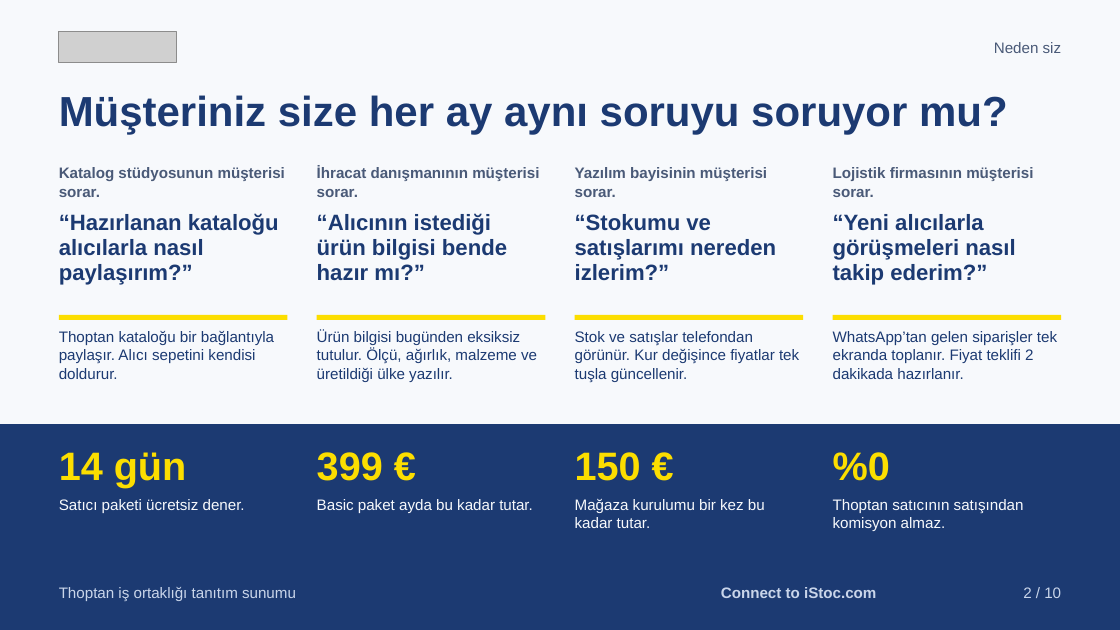
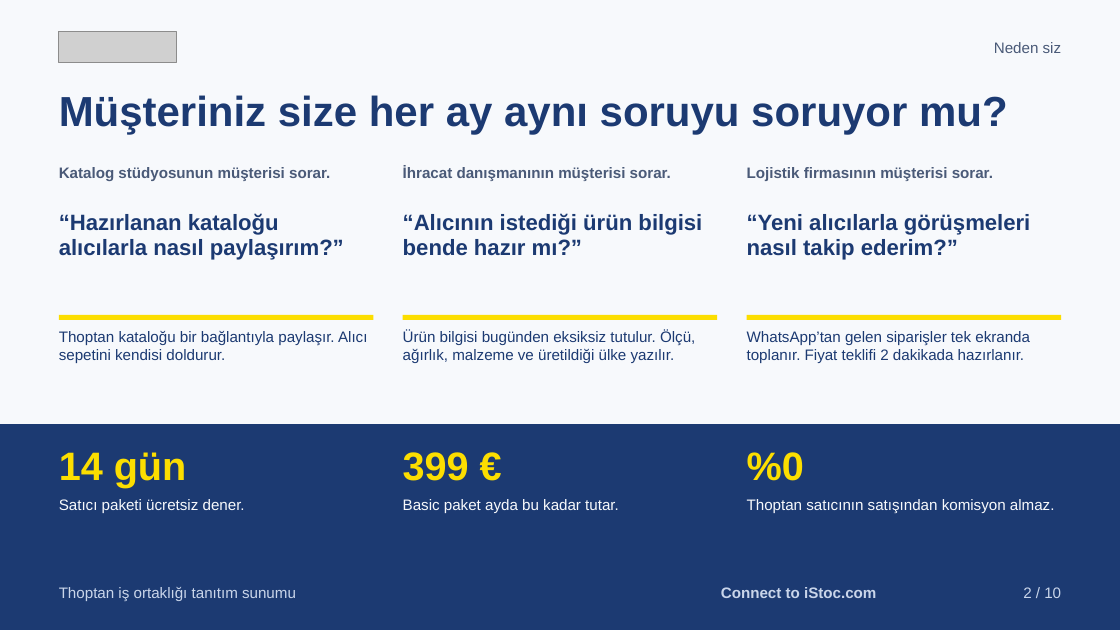
Before and after one commit to karacaismail/19ekim, a slide deck: slide 2 of public/indir/istoc/istoc-is-ortakligi-sunum.pptx. Drawn at 1120x630 pixels with LibreOffice and Linux fonts; fonts in the diff are those of the drawing; grey boxes stand for pictures. Boxes give left, top, right and bottom in pixels: in the first picture for what was removed or moved away, otherwise in the second. Text is boxed around its words. In the diff, an @@ line names an element or a change of style, - is before the commit and + after.

Commit message:
Belgelerden yazılım bayisi sorusunu ve kurulum bedelini çıkar
Yazılım bayisinin müşteri sorusu ve 150 € mağaza kurulumu bedeli PDF ve PPTX belgelerinden çıkarıldı. Kalan üç soru ve üç sayı üç sütunda durur.

```diff
--- a/public/indir/istoc/istoc-is-ortakligi-sunum.pptx
+++ b/public/indir/istoc/istoc-is-ortakligi-sunum.pptx
@@ text "Katalog stüdyosunun müşterisi sorar." rewrapped from box(59, 167, 285, 197) to box(59, 167, 330, 181) @@
@@ text "İhracat danışmanının müşterisi sorar." rewrapped from box(317, 166, 539, 197) to box(403, 166, 671, 181) @@
@@ text removed at box(575, 167, 767, 197) @@
-Yazılım bayisinin müşterisi sorar.
@@ text "Lojistik firmasının müşterisi sorar." rewrapped from box(833, 167, 1033, 197) to box(747, 167, 993, 181) @@
@@ text "“Hazırlanan kataloğu alıcılarla nasıl paylaşırım?”" rewrapped from box(59, 213, 279, 285) to box(59, 213, 344, 260) @@
@@ text "“Alıcının istediği ürün bilgisi bende ..." rewrapped from box(317, 213, 507, 280) to box(403, 213, 702, 256) @@
@@ text removed at box(575, 214, 776, 280) @@
-“Stokumu ve satışlarımı nereden izlerim?”
@@ text "“Yeni alıcılarla görüşmeleri nasıl takip ..." rewrapped from box(833, 214, 1015, 285) to box(747, 214, 1031, 260) @@
@@ text "Thoptan kataloğu bir bağlantıyla paylaşır. ..." rewrapped from box(59, 331, 274, 379) to box(59, 331, 367, 363) @@
@@ rectangle: place and size @@
-rectangle at box(59, 315, 287, 320)
+rectangle at box(59, 315, 373, 320)
@@ text "Ürün bilgisi bugünden eksiksiz tutulur. ..." rewrapped from box(317, 330, 537, 382) to box(403, 330, 695, 363) @@
@@ rectangle: place and size @@
-rectangle at box(317, 315, 545, 320)
+rectangle at box(402, 315, 717, 320)
@@ rectangle removed at box(575, 315, 803, 320) @@
@@ text "WhatsApp’tan gelen siparişler tek ekranda ..." rewrapped from box(833, 331, 1057, 379) to box(747, 331, 1030, 363) @@
@@ rectangle: place and size @@
-rectangle at box(833, 315, 1061, 320)
+rectangle at box(747, 315, 1061, 320)
@@ text removed at box(575, 331, 799, 382) @@
-Stok ve satışlar telefondan görünür. Kur değişince fiyatlar tek tuşla güncellenir.
@@ text "399 €": place and size @@
-text "399 €" at box(317, 452, 383, 481)
+text "399 €" at box(403, 452, 469, 481)
@@ text "%0": place and size @@
-text "%0" at box(833, 452, 890, 481)
+text "%0" at box(747, 452, 804, 481)
@@ text removed at box(575, 452, 641, 481) @@
-150 €
@@ text "Basic paket ayda bu kadar ...": place and size @@
-text "Basic paket ayda bu kadar ..." at box(317, 499, 533, 513)
+text "Basic paket ayda bu kadar ..." at box(403, 499, 619, 513)
@@ text removed at box(575, 499, 765, 528) @@
-Mağaza kurulumu bir kez bu kadar tutar.
@@ text "Thoptan satıcının satışından komisyon almaz." rewrapped from box(833, 499, 1024, 531) to box(747, 499, 1055, 513) @@
```
Also in this commit, not shown: 9 other files.
